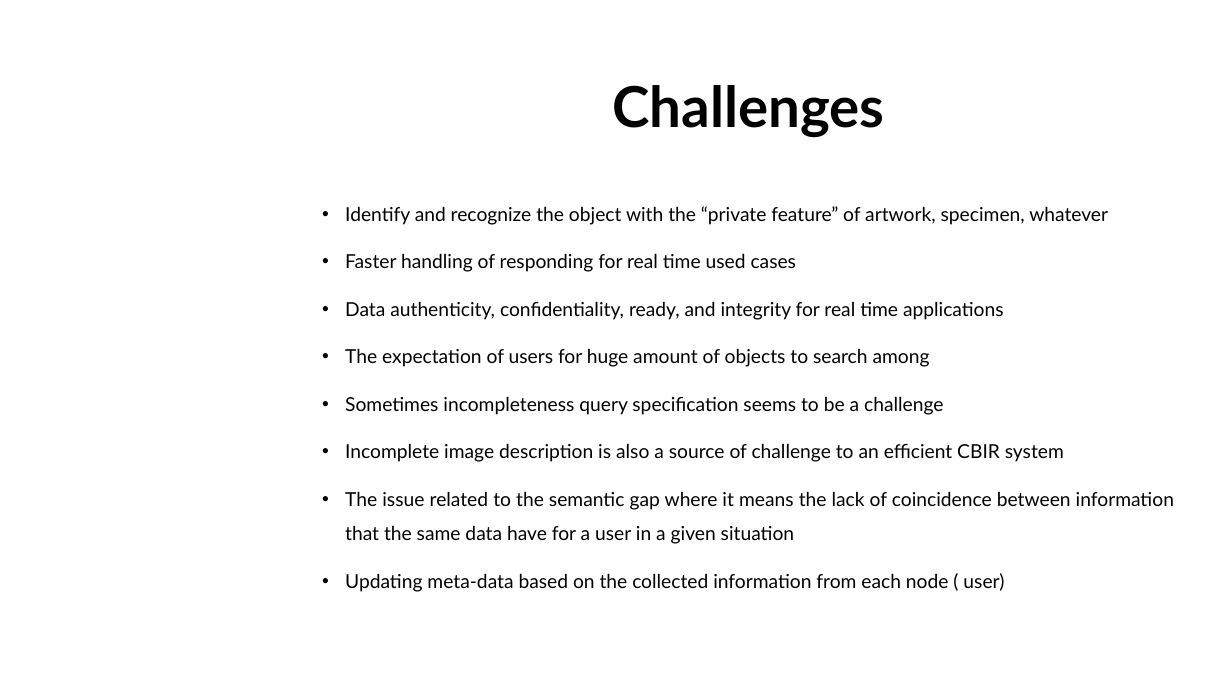
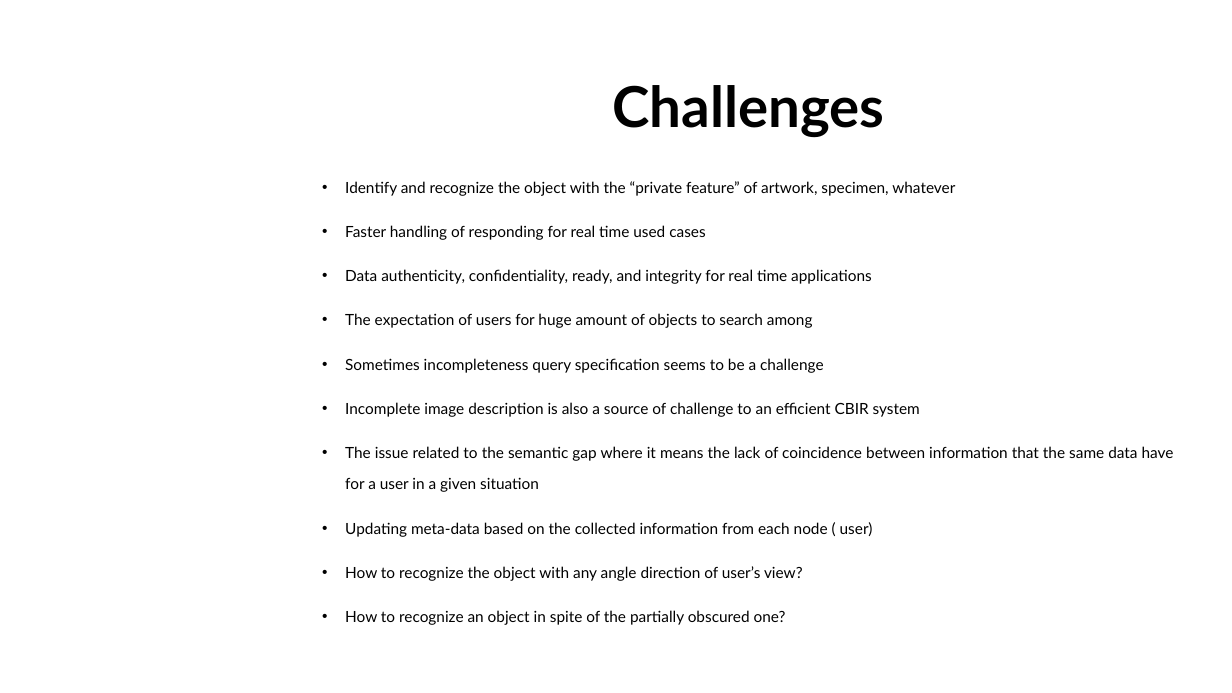
Before and after one commit to dungdovu/DGA1031, a slide deck: slide 11 of DGA1031/What is it.pptx (slide 10 before the commit). Drawn at 1232x693 pixels with LibreOffice and Linux fonts; fonts in the diff are those of the drawing; background and template pictures are left out. Boxes give left, top, right and bottom in pixels: in the first picture for what was removed or moved away, otherwise in the second. Text is boxed around its words. In the diff, an @@ line names an element or a change of style, - is before the commit and + after.

```diff
--- a/DGA1031/What is it.pptx
+++ b/DGA1031/What is it.pptx
@@ text "Identify and recognize the object ...": place and size @@
-text "Identify and recognize the object ..." at [345,206,1174,592]
+text "Identify and recognize the object ..." at [345,181,1174,625]
@@ text at [345,181,1174,537]: size 15 to 12 pt in "Identify and recognize the object with the ...", "Faster handling of responding for real time ...", "Data authenticity, confidentiality, ready, and integrity for ...", "The expectation of users for huge amount ..." and 4 more places; line spacing 1.5 to 1.7 @@
@@ text at [345,566,803,625]: paragraphs added @@
+• How to recognize the object with any angle direction of user’s view?
+• How to recognize an object in spite of the partially obscured one?
```
Also in this commit, not shown: 8 other slides changed, 6 slides added, 5 other files.
